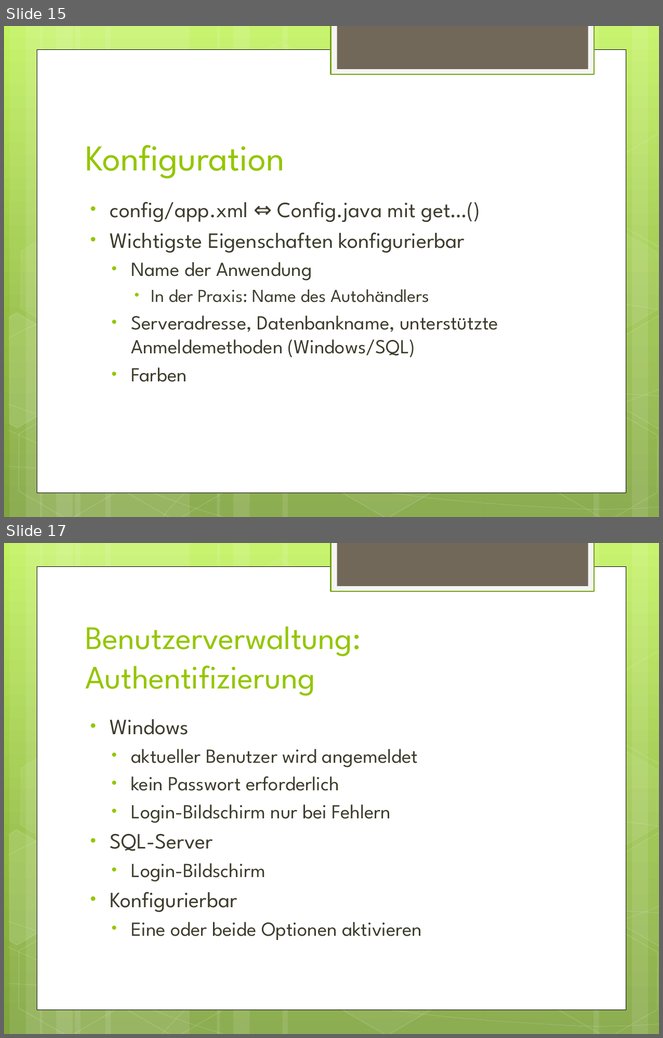
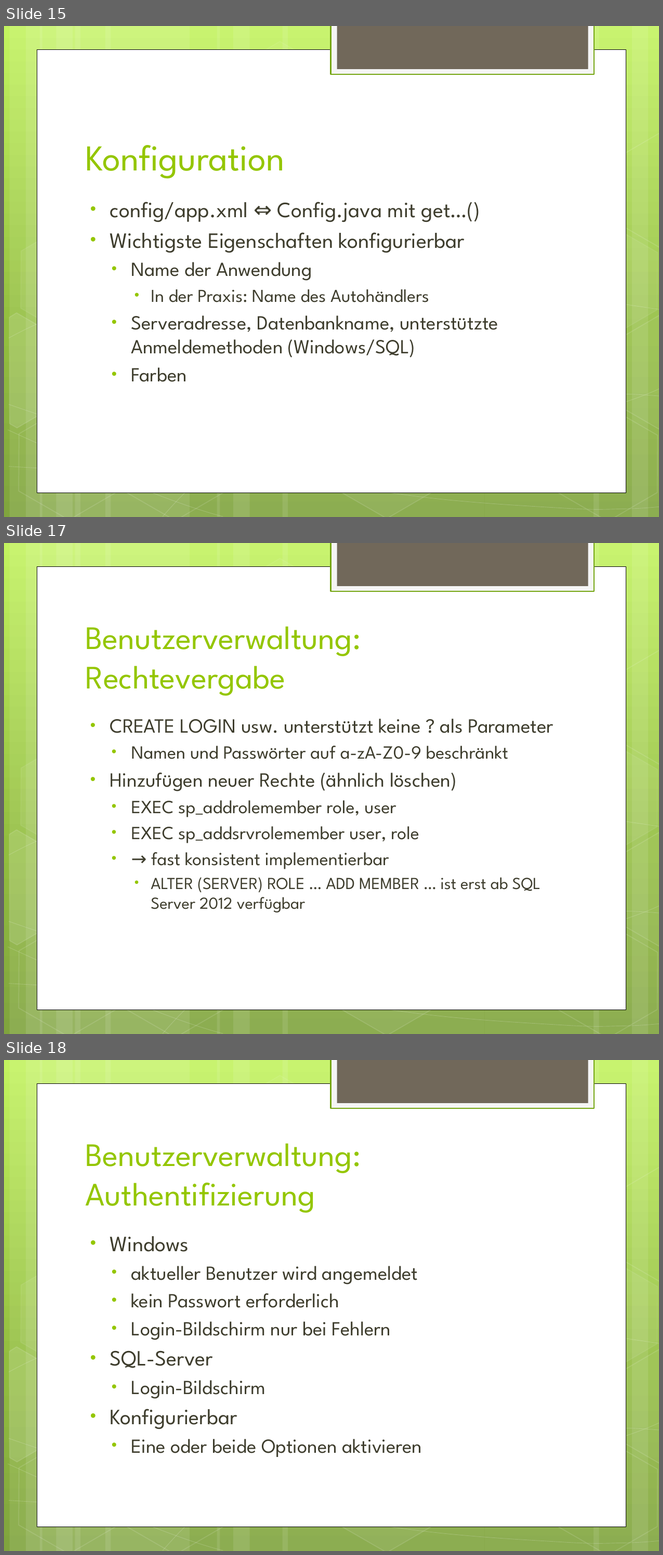
Before and after one commit to mabako/whz-db-ss12, a slide deck: Praesentation Datenbanken II.pptx. Shown one above the other, each under a label of ours: slides 15 and 17 before the commit, slides 15, 17 and 18 after it; the slides between them are not shown. The pictures are 663x1038 and 663x1555 pixels, drawn with LibreOffice and Linux fonts; fonts in the diff are those of the drawing. Boxes give left, top, right and bottom in pixels: in the first picture for what was removed or moved away, otherwise in the second. Text is boxed around its words. In the diff, an @@ line names an element or a change of style, - is before the commit and + after.

```diff
--- a/Praesentation Datenbanken II.pptx
+++ b/Praesentation Datenbanken II.pptx
@@ slide 17 added at (4,543,659,1034), background gradient #C3F35F to #93BF3F to #81A53E; not listed: 31 template elements that a slide beside it also shows @@
@@ title added at (85,626,361,696), 36 pt, text #94C600 @@
+Benutzerverwaltung:
+Rechtevergabe
@@ text added at (110,719,554,913), 20.4 pt, text #3E3D2D @@
+• CREATE LOGIN usw. unterstützt keine ? als Parameter
+  • Namen und Passwörter auf a-zA-Z0-9 beschränkt
+• Hinzufügen neuer Rechte (ähnlich löschen)
+  • EXEC sp_addrolemember role, user
+  • EXEC sp_addsrvrolemember user, role
+  • → fast konsistent implementierbar
+    • ALTER (SERVER) ROLE … ADD MEMBER … ist erst ab SQL Server 2012 verfügbar
@@ what was slide 17 is now slide 18 @@
```
Also in this commit, not shown: 2 slides changed.
